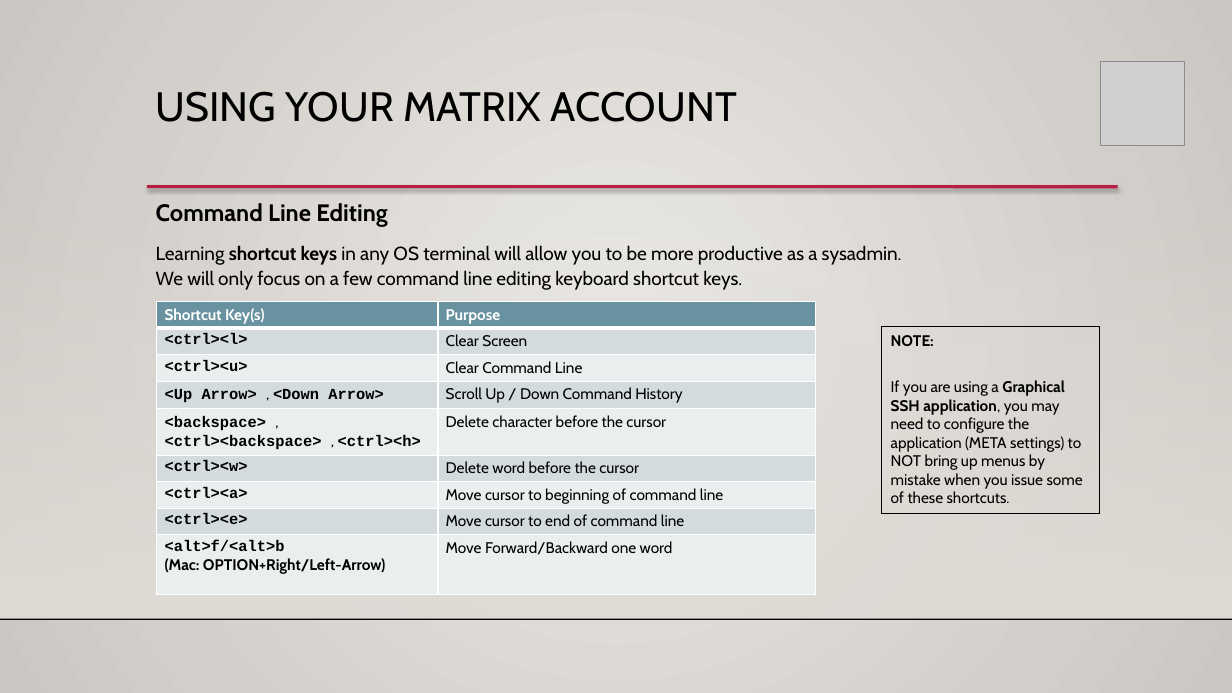
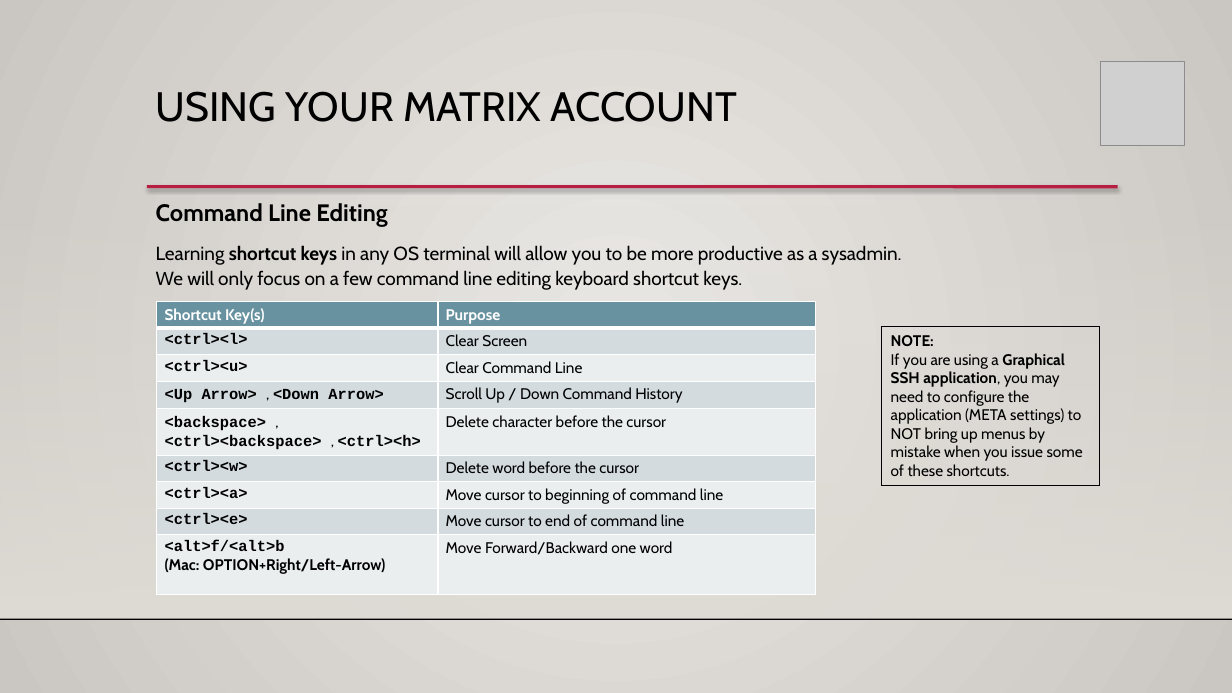
Before and after one commit to ULI101/slides, a slide deck: slide 9 of ULI101-1.2.pptx. Drawn at 1232x693 pixels with LibreOffice and Linux fonts; fonts in the diff are those of the drawing; grey boxes stand for pictures; background and template pictures are left out. Boxes give left, top, right and bottom in pixels: in the first picture for what was removed or moved away, otherwise in the second. Text is boxed around its words. In the diff, an @@ line names an element or a change of style, - is before the commit and + after.

```diff
--- a/ULI101-1.2.pptx
+++ b/ULI101-1.2.pptx
@@ rectangle "NOTE: If you are using ...": place and size @@
-rectangle "NOTE: If you are using ..." at box(882, 327, 1100, 514)
+rectangle "NOTE: If you are using ..." at box(882, 327, 1100, 486)
```
Also in this commit, not shown: 6 other slides changed, 3 other files.
